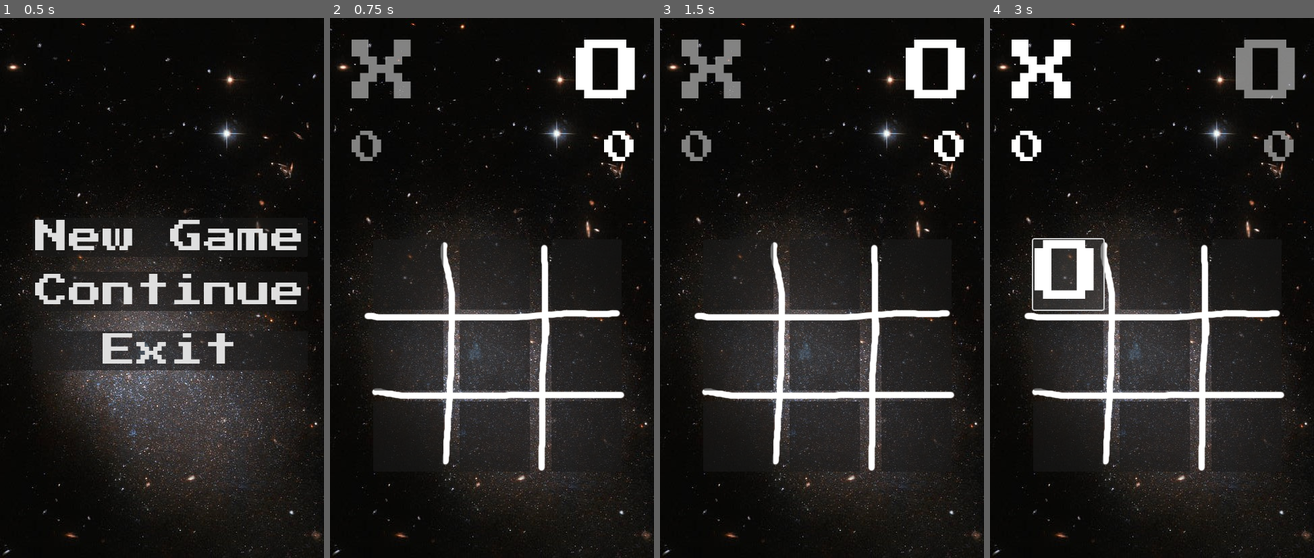
Above: before the commit, frames 1-4 (left to right).
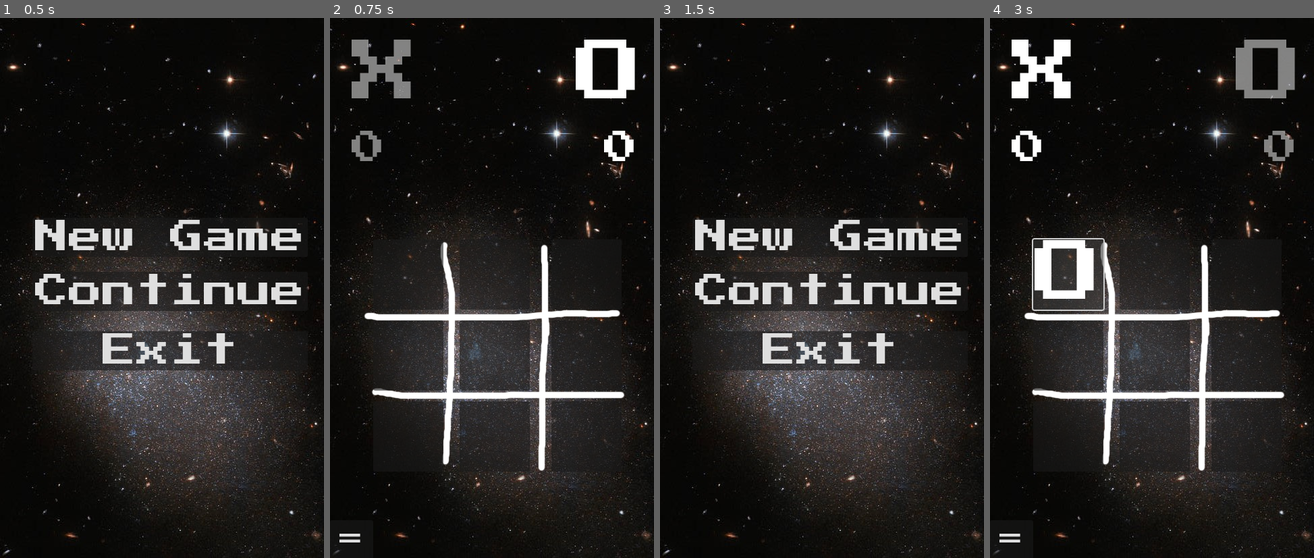
Above: after the commit, the same moments.

Repository: xsat/godot-tik-tak-toe
Game: Godot game, scene res://Scenes/main.tscn
Same seed, same stepped clock (60 frames per second), same inputs: the game is played once before the commit and once after it.
Inputs (mouse positions are in pixels of both pictures, inside the frame that each line leads up to):
- Up to frame 1 (0.5 s): no input
- Up to frame 2 (0.75 s): click "New Game" at 0.5 s
- Up to frame 3 (1.5 s): click (682, 541) at 1.25 s, where only the run after the commit has a clickable "="
- Up to frame 4 (3 s): click (1158, 239) at 2 s, where only the run after the commit has a clickable "New Game"; click "~" at 2.75 s

Frame 1 is identical in both runs. In frame 2, less than 0.1% of the frame differs, in the area x 1-10%, y 95-100%; in frame 3, 15%, in the area x 6-95%, y 4-84%; in frame 4, less than 0.1%.

Commit message:
Implemented mobile friendly menu button

Diff:
--- a/Scenes/game.gd
+++ b/Scenes/game.gd
@@ -38,12 +38,6 @@
 	grid.connnect_to_mark_pressed(_on_mark_pressed)
 	blur.continue_pressed.connect(_on_continue_pressed)
 
-func _physics_process(delta):
-	if Input.is_action_just_pressed("open_menu"):
-		saver.save_game(self)
-
-		get_tree().change_scene_to_file("res://Scenes/main.tscn")
-
 func _on_mark_pressed(mark: Mark) -> void:
 	mark.active(players.get_active_player_name())
 
@@ -55,8 +49,15 @@
 	else:
 		players.change_active_player()
 
+	saver.save_game(self)
+
 func _on_continue_pressed():
 	players.change_active_player()
 
 	grid.reset()
 	blur.deactive()
+
+	saver.save_game(self)
+
+func _on_menu_pressed():
+	get_tree().change_scene_to_file("res://Scenes/main.tscn")
--- a/Scenes/game.tscn
+++ b/Scenes/game.tscn
@@ -6,6 +6,7 @@
 [ext_resource type="PackedScene" uid="uid://b7egjulqkx374" path="res://Scenes/saver.tscn" id="3_dq2qk"]
 [ext_resource type="PackedScene" uid="uid://c4goe3k0dle6m" path="res://Scenes/grid.tscn" id="4_2q5ka"]
 [ext_resource type="PackedScene" uid="uid://c5slp8x0mr7t7" path="res://Scenes/blur.tscn" id="5_pf65w"]
+[ext_resource type="FontFile" uid="uid://bxcphqmnsniav" path="res://Assets/Fonts/PressStart2P-Regular.ttf" id="7_clj8i"]
 
 [node name="Game" type="Node"]
 script = ExtResource("1_t1kag")
@@ -14,8 +15,20 @@
 
 [node name="Saver" parent="." instance=ExtResource("3_dq2qk")]
 
+[node name="menu" type="Button" parent="."]
+offset_left = -240.0
+offset_top = 344.0
+offset_right = -176.0
+offset_bottom = 402.0
+theme_override_fonts/font = ExtResource("7_clj8i")
+theme_override_font_sizes/font_size = 35
+text = "="
+icon_alignment = 1
+
 [node name="Players" parent="." instance=ExtResource("3_7qpci")]
 
 [node name="Grid" parent="." instance=ExtResource("4_2q5ka")]
 
 [node name="Blur" parent="." instance=ExtResource("5_pf65w")]
+
+[connection signal="pressed" from="menu" to="." method="_on_menu_pressed"]
--- a/project.godot
+++ b/project.godot
@@ -21,14 +21,6 @@
 window/size/viewport_height=800
 window/handheld/orientation=1
 
-[input]
-
-open_menu={
-"deadzone": 0.5,
-"events": [Object(InputEventKey,"resource_local_to_scene":false,"resource_name":"","device":0,"window_id":0,"alt_pressed":false,"shift_pressed":false,"ctrl_pressed":false,"meta_pressed":false,"pressed":false,"keycode":0,"physical_keycode":4194305,"key_label":0,"unicode":0,"echo":false,"script":null)
-]
-}
-
 [input_devices]
 
 pointing/emulate_touch_from_mouse=true
Not shown: 1 places in Scenes/game.tscn that only renumber resources
